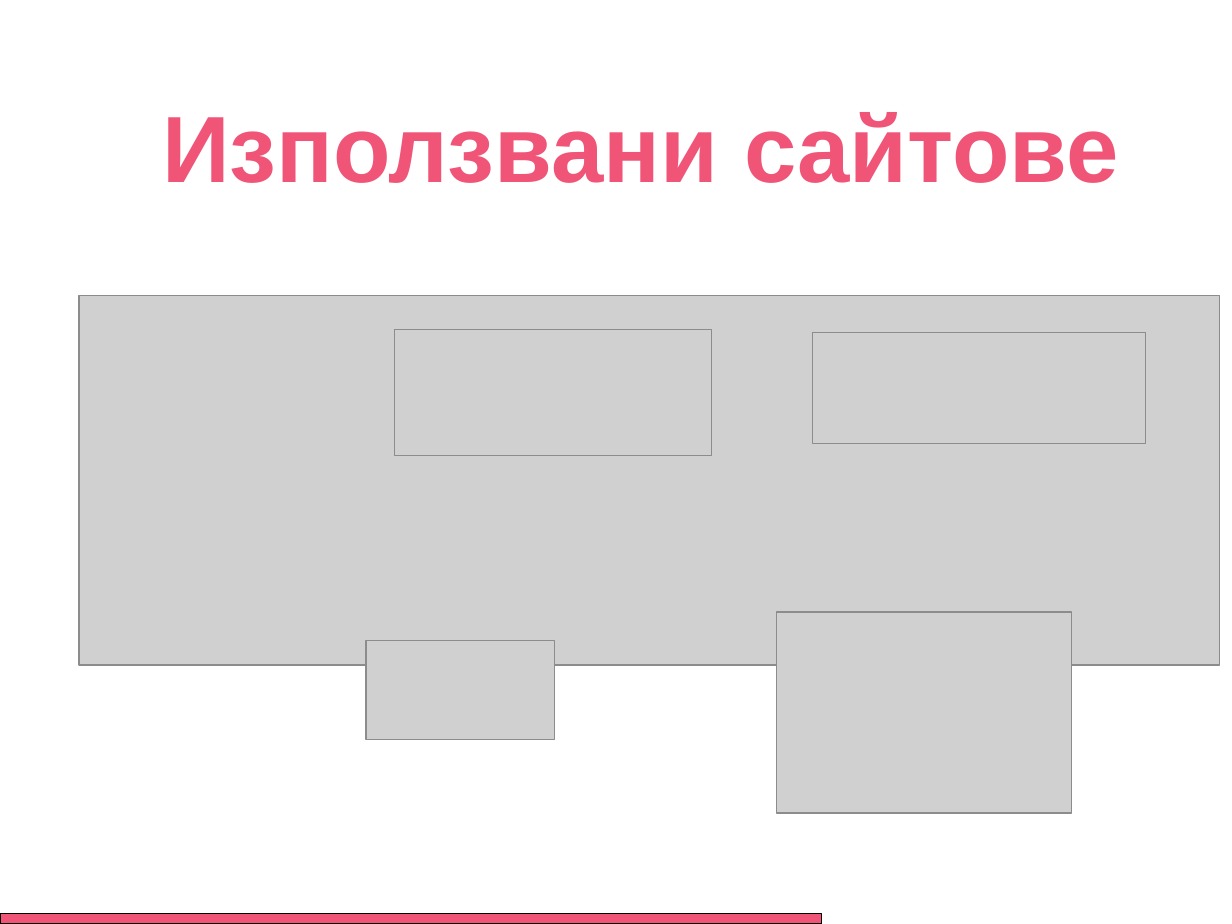
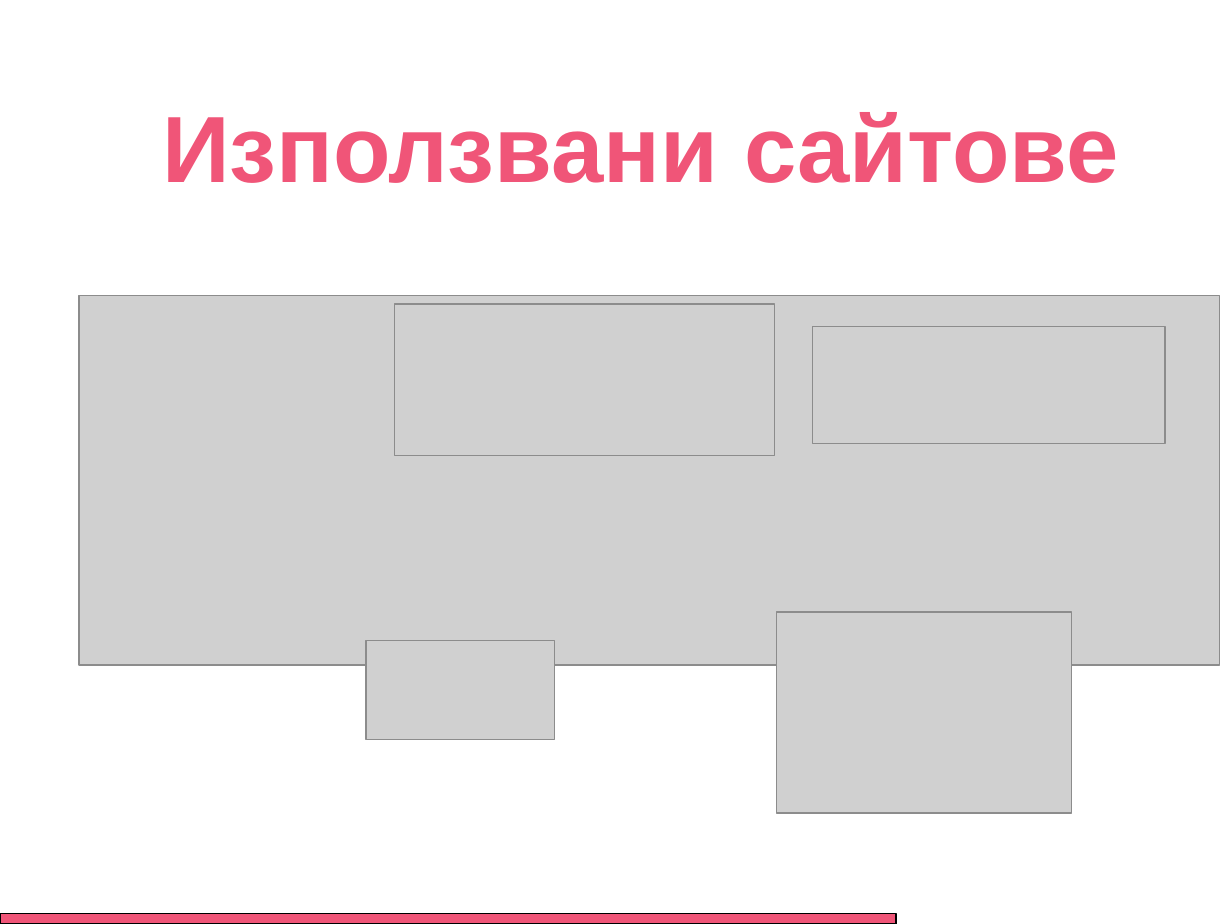
Before and after one commit to malkyatmuk1/IsDoorLocked, a slide deck: slide 8 of Branding and UI/Presentation.pptm. Drawn at 1232x924 pixels with LibreOffice and Linux fonts; fonts in the diff are those of the drawing; grey boxes stand for pictures. Boxes give left, top, right and bottom in pixels: in the first picture for what was removed or moved away, otherwise in the second. Text is boxed around its words. In the diff, an @@ line names an element or a change of style, - is before the commit and + after.

```diff
--- a/Branding and UI/Presentation.pptm
+++ b/Branding and UI/Presentation.pptm
@@ picture: place and size @@
-picture at box(394, 329, 711, 456)
+picture at box(394, 304, 775, 456)
@@ picture: place and size @@
-picture at box(812, 333, 1146, 444)
+picture at box(812, 326, 1164, 444)
@@ rectangle: place and size @@
-rectangle at box(0, 914, 822, 924)
+rectangle at box(0, 914, 896, 924)
```
Also in this commit, not shown: 7 other slides changed, 2 slides added, 3 slides removed.
